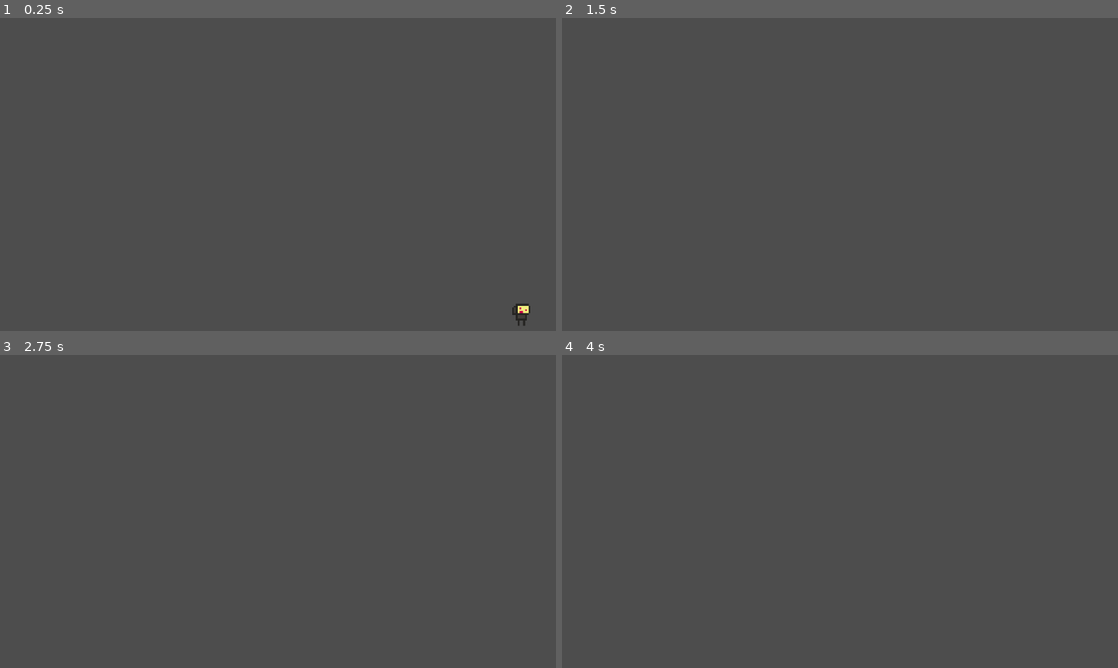
Above: before the commit, frames 1-4 (two rows, left to right).
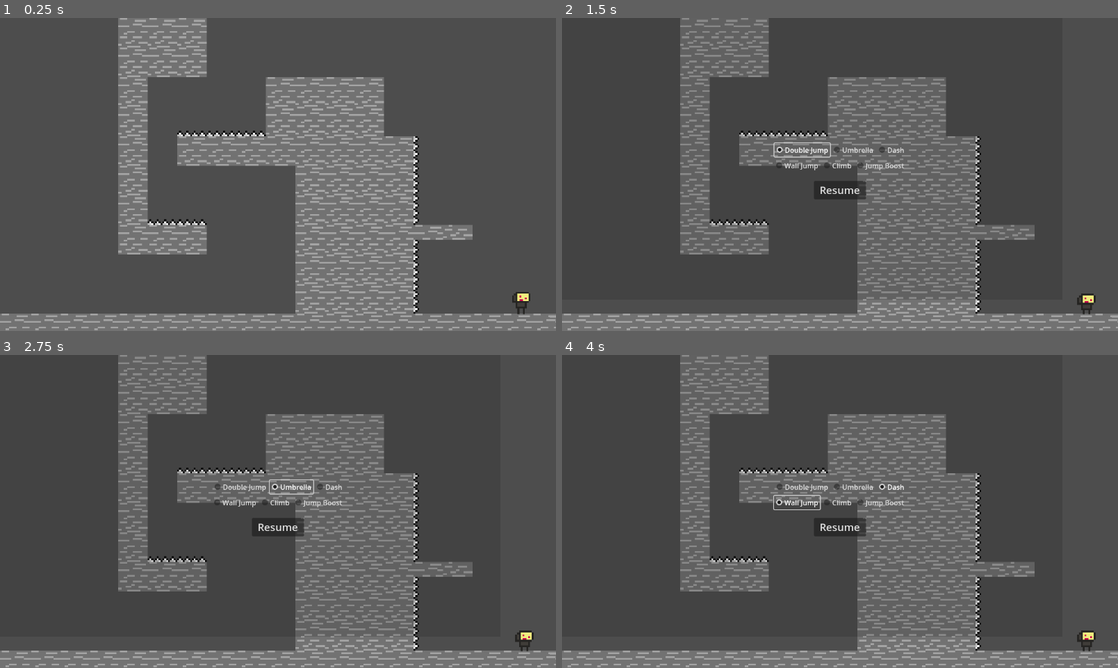
Above: after the commit, the same moments.

Repository: arcality/Built-to-Scale-GMTK-2024
Game: Godot game, scene res://scenes/main.tscn
Same seed, same stepped clock (60 frames per second), same inputs: the game is played once before the commit and once after it. The engine's default icon, where the game draws it, is replaced by a stand-in: a white triangle on a blue panel in a dark square.
Inputs (mouse positions are in pixels of both pictures, inside the frame that each line leads up to):
- Up to frame 1 (0.25 s): no input
- Up to frame 2 (1.5 s): move the mouse to (962, 158) at 0.52 s; hold D (move_right) 0.53-1.25 s; tap E (edit) at 0.6 s; click (962, 158) at 0.67 s; tap Space (jump) at 0.77 s; click (801, 149) at 1.25 s, where only the run after the commit has a clickable "Double Jump"
- Up to frame 3 (2.75 s): click (289, 486) at 2 s, where only the run after the commit has a clickable "Umbrella"
- Up to frame 4 (4 s): click (890, 486) at 2.75 s, where only the run after the commit has a clickable "Dash"; click (795, 502) at 3.5 s, where only the run after the commit has a clickable "Wall Jump"

The runs differ from the first frame. In frame 1, 32% of the frame differs, in the area x 0-100%, y 0-100%; in frame 2, 15%; in frame 3, 15%; in frame 4, 15%.

Commit message:
level shows up yay

Diff:
--- a/scenes/levels/level_one.tscn
+++ b/scenes/levels/level_one.tscn
@@ -99,6 +99,7 @@
 sources/0 = SubResource("TileSetAtlasSource_4wm1c")
 
 [node name="LevelOne" type="Node2D"]
+position = Vector2(544, 272)
 script = ExtResource("1_xwfqw")
 
 [node name="CollisionTiles" type="TileMap" parent="."]
--- a/scripts/main.gd
+++ b/scripts/main.gd
@@ -38,7 +38,8 @@
 	$Player.position = level_spawns[level]
 	$Player.spawn_position = level_spawns[level]
 	$edit_area.position = level_spawns[level]
-	get_tree().get_root().add_child(levels[level])
+	add_child(levels[level])
+	move_child(levels[level], 0)
 
 
 # is player in bounds?
